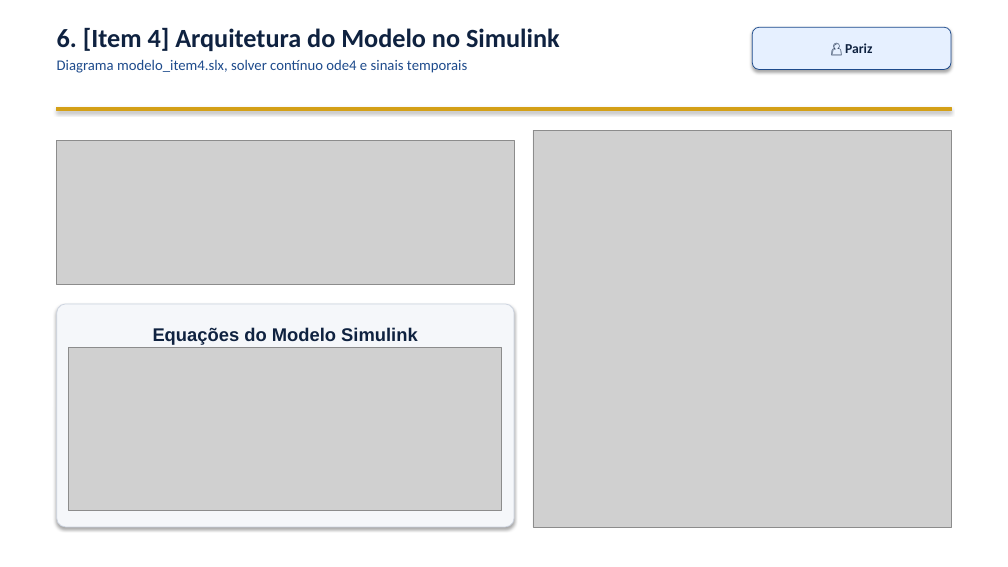
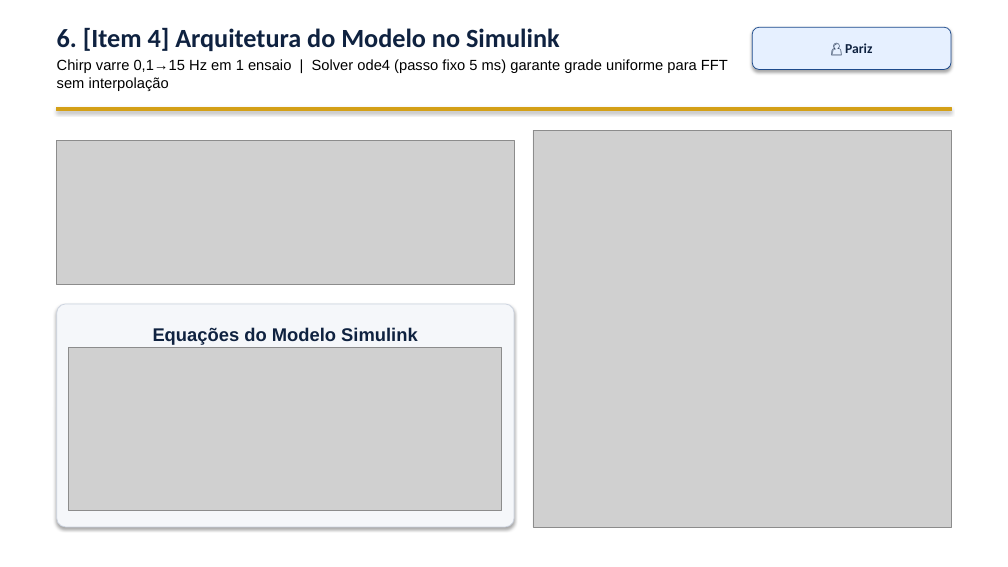
Before and after one commit to VPariz/masd-identificacao-n2cacgo, a slide deck: slide 7 of apresentacao/apresentacao_MASD_N2CACGO_IME.pptx. Drawn at 1008x567 pixels with LibreOffice and Linux fonts; fonts in the diff are those of the drawing; grey boxes stand for pictures. Boxes give left, top, right and bottom in pixels: in the first picture for what was removed or moved away, otherwise in the second. Text is boxed around its words. In the diff, an @@ line names an element or a change of style, - is before the commit and + after.

```diff
--- a/apresentacao/apresentacao_MASD_N2CACGO_IME.pptx
+++ b/apresentacao/apresentacao_MASD_N2CACGO_IME.pptx
@@ text at (57,59,728,91): text changed; font Calibri to Arial; text colour #1E4B8C to #000000 @@
-Diagrama modelo_item4.slx, solver contínuo ode4 e sinais temporais
+Chirp varre 0,1→15 Hz em 1 ensaio | Solver ode4 (passo fixo 5 ms) garante grade uniforme para FFT sem interpolação
```
Also in this commit, not shown: 4 other slides changed, 1 other file.
